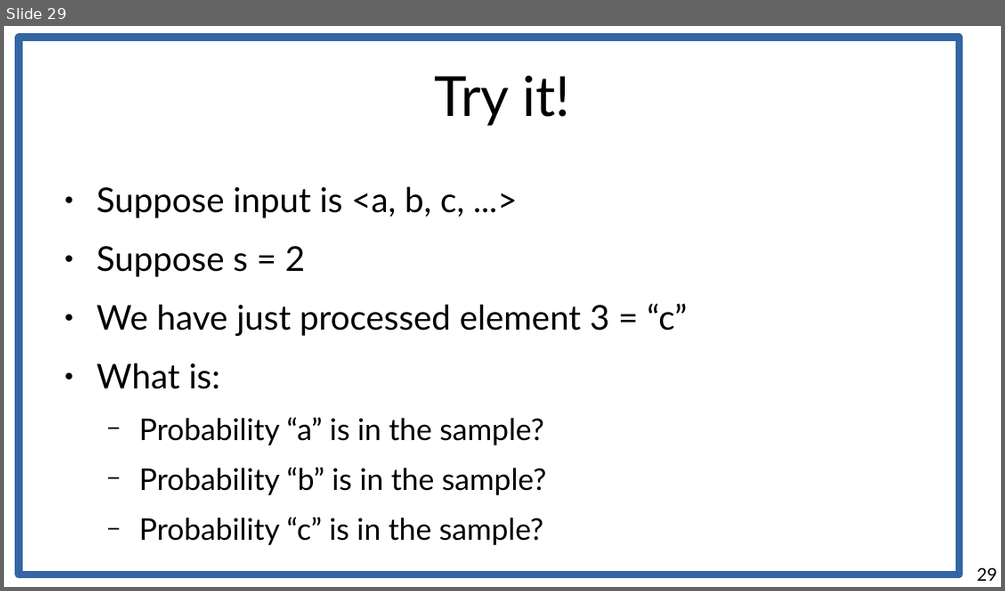
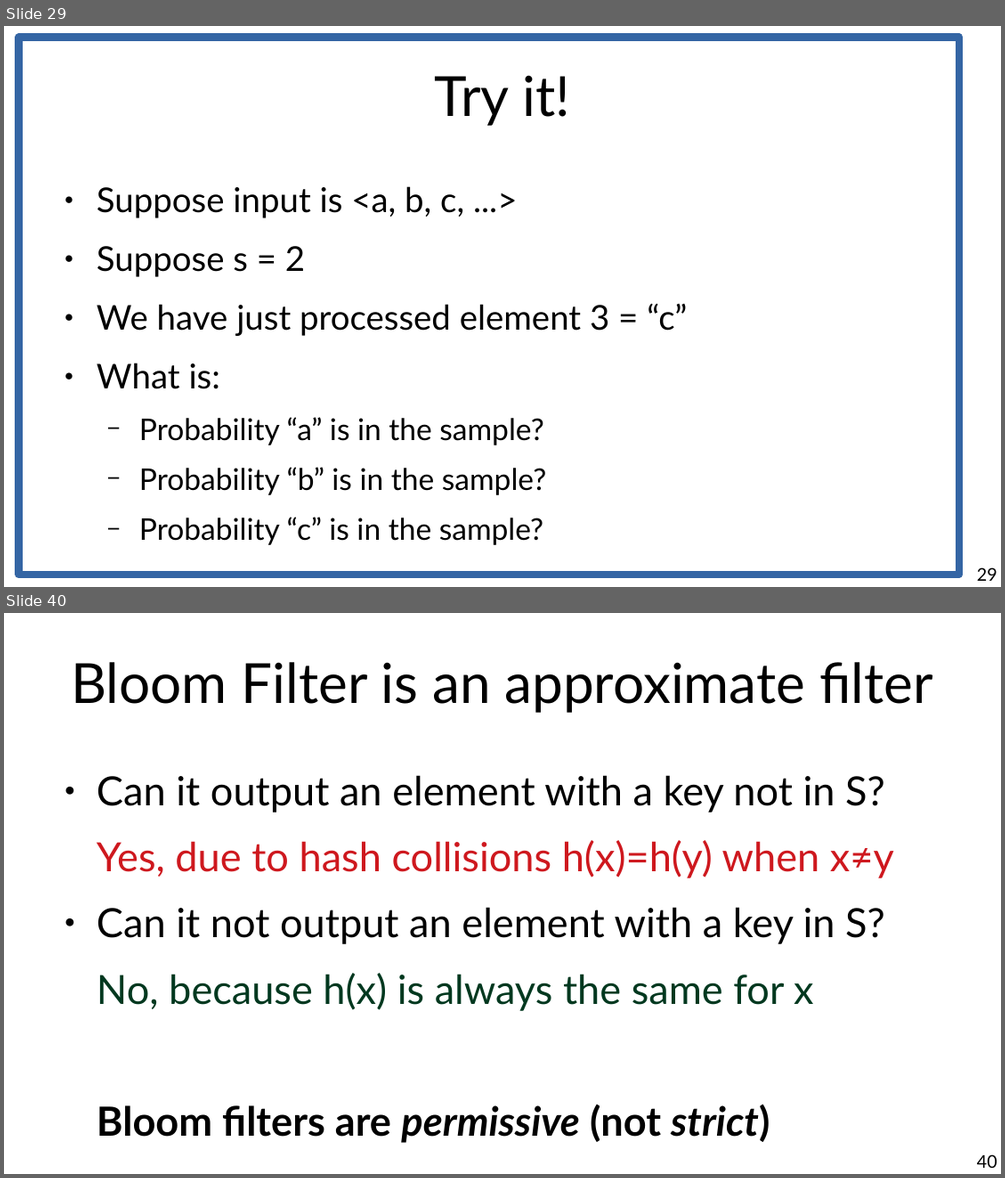
Before and after one commit to marco-calautti/data-mining-course, a slide deck: theory/tt10_streaming.odp. Shown one above the other, each under a label of ours: slide 29 before the commit, slides 29 and 40 after it; the slides between them are not shown. The pictures are 1005x591 and 1005x1178 pixels, drawn with LibreOffice and Linux fonts; fonts in the diff are those of the drawing. Boxes give left, top, right and bottom in pixels: in the first picture for what was removed or moved away, otherwise in the second. Text is boxed around its words. In the diff, an @@ line names an element or a change of style, - is before the commit and + after.

Commit message:
Up to bloom filters

```diff
--- a/theory/tt10_streaming.odp
+++ b/theory/tt10_streaming.odp
@@ slide 40 added at [4,613,1001,1174], background #FFFFFF @@
@@ title added at [71,662,933,713], 44 pt, text #000000 @@
+Bloom Filter is an approximate filter
@@ text added at [97,775,894,1143], 32 pt, text #000000 @@
+● Can it output an element with a key not in S?
+Yes, due to hash collisions h(x)=h(y) when x≠y
+● Can it not output an element with a key in S?
+No, because h(x) is always the same for x
+Bloom filters are permissive (not strict)
@@ page number added at [977,1154,997,1167], 14 pt, text #000000 @@
+40
```
Also in this commit, not shown: 2 slides changed, 22 other slides added.
